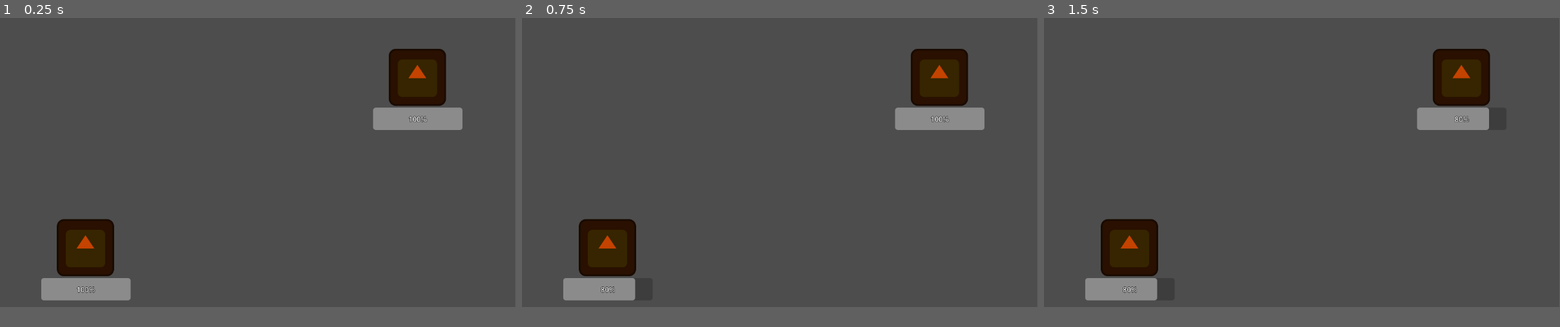
Above: before the commit, frames 1-3 (left to right).
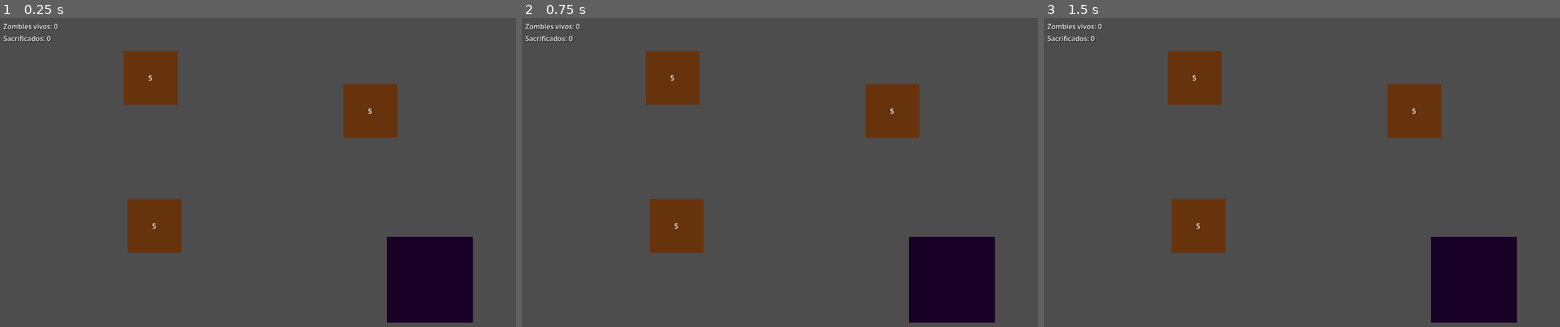
Above: after the commit, the same moments.

Repository: MiguelFMD/zombis-incremental
Game: Godot game, scene res://scenes/main.tscn
Two runs of this game, one before a commit and one after it. Both use one fixed random seed, a clock stepped at 60 frames per second and the inputs below. The engine's default icon, where the game draws it, is replaced by a stand-in: a white triangle on a blue panel in a dark square.
Inputs (mouse positions are in pixels of both pictures, inside the frame that each line leads up to):
- Up to frame 1 (0.25 s): no input
- Up to frame 2 (0.75 s): tap Enter at 0.5 s; drag from (609, 246) to (939, 76) at 0.52 s
- Up to frame 3 (1.5 s): tap Space at 1.25 s; drag from (1461, 76) to (1131, 246) at 1.27 s
In our replay, the window is 799x449 before the commit and 800x480 after it. These sizes can differ from the game's own. Grey fills any space a smaller window leaves; there, only what the larger window draws over its background counts as a difference.

The runs differ from the first frame. In frame 1, 16% of the frame differs, in the area x 0-92%, y 1-99%; in frame 2, 16%; in frame 3, 16%.

Commit message:
pipeline v.1

Diff:
--- a/project.godot
+++ b/project.godot
@@ -12,13 +12,19 @@
 
 config/name="zombis_incremental"
 run/main_scene="uid://gpbfdh4hlli6"
-config/features=PackedStringArray("4.6", "GL Compatibility")
+config/features=PackedStringArray("4.7", "GL Compatibility")
 config/icon="res://icon.svg"
 
 [autoload]
 
 GameEvents="*uid://bhj1b0clfnhh3"
 ZombieManager="*uid://b4ql4id8n8y22"
+GameManager="*uid://bxvedkiooc3ep"
+
+[display]
+
+window/size/viewport_width=1200
+window/size/viewport_height=720
 
 [input]
 
@@ -31,6 +37,7 @@
 [physics]
 
 3d/physics_engine="Jolt Physics"
+common/enable_object_picking="true"
 
 [rendering]
 
--- /dev/null
+++ b/scenes/game_manager.gd
@@ -0,0 +1,10 @@
+extends Node
+
+## Moneda actual (zombies sacrificados).
+var sacrificed_zombies: int = 0
+
+## Multiplicador de daño de excavación (mejora comprada).
+var dig_power_multiplier: float = 1.0
+
+## Se emite cada vez que cambia la moneda.
+signal currency_updated(new_amount: int)
--- /dev/null
+++ b/scenes/grave.gd
@@ -0,0 +1,38 @@
+class_name Grave
+extends Area2D
+
+signal grave_destroyed(spawn_count: int)
+
+@export var max_hp: int = 5
+@export var zombies_to_spawn: int = 1
+@export var grid_position: Vector2 = Vector2.ZERO
+
+var current_hp: int
+var zombies_assigned: int = 0
+
+@onready var label_hp: Label = $Label_HP
+
+
+func _ready() -> void:
+	current_hp = max_hp
+	_update_label()
+	input_pickable = true
+	input_event.connect(_on_input_event)
+
+
+func take_damage(amount: float) -> void:
+	var final_damage: float = amount * GameManager.dig_power_multiplier
+	current_hp -= int(final_damage)
+	_update_label()
+	if current_hp <= 0:
+		grave_destroyed.emit(zombies_to_spawn)
+		queue_free()
+
+
+func _on_input_event(_viewport: Node, event: InputEvent, _shape_idx: int) -> void:
+	if event is InputEventMouseButton and event.is_pressed():
+		take_damage(1.0)
+
+
+func _update_label() -> void:
+	label_hp.text = str(current_hp)
--- /dev/null
+++ b/scenes/grave.tscn
@@ -0,0 +1,31 @@
+[gd_scene format=3 uid="uid://dchrhq84cns8g"]
+
+[ext_resource type="Script" uid="uid://bupx0oappkxf1" path="res://scenes/grave.gd" id="1_script"]
+
+[sub_resource type="RectangleShape2D" id="RectangleShape2D_grave"]
+size = Vector2(125, 125)
+
+[node name="Grave" type="Area2D" groups=["Graves"]]
+script = ExtResource("1_script")
+input_pickable = true
+
+[node name="CollisionShape2D" type="CollisionShape2D" parent="."]
+shape = SubResource("RectangleShape2D_grave")
+
+[node name="ColorRect" type="ColorRect" parent="."]
+offset_left = -62.5
+offset_top = -62.5
+offset_right = 62.5
+offset_bottom = 62.5
+color = Color(0.4, 0.2, 0.05, 1)
+mouse_filter = 2
+
+[node name="Label_HP" type="Label" parent="."]
+offset_left = -62.5
+offset_top = -62.5
+offset_right = 62.5
+offset_bottom = 62.5
+text = "5"
+horizontal_alignment = 1
+vertical_alignment = 1
+mouse_filter = 2
--- a/scenes/grave_base.gd
+++ /dev/null
@@ -1,22 +0,0 @@
-class_name GraveBase
-extends Node2D
-
-@export var zombies_amount : int = 1
-@onready var health_component: Node2D = $HealthComponent
-
-func _ready() -> void:
-	health_component.entity_die.connect(_on_entity_die)
-
-func _dig(dig_force : float):
-	health_component.reduce_health(dig_force)
-
-func _open_grave():
-	GameEvents.grave_opened.emit(global_position, zombies_amount)
-	queue_free()
-
-func _on_entity_die():
-	_open_grave()
-
-func _on_area_2d_input_event(viewport: Node, event: InputEvent, shape_idx: int) -> void:
-	if event is InputEventMouseButton and event.is_pressed():
-		_dig(1)
--- a/scenes/grave_base.tscn
+++ /dev/null
@@ -1,25 +0,0 @@
-[gd_scene format=3 uid="uid://dchrhq84cns8g"]
-
-[ext_resource type="Script" uid="uid://dlknbt2xgddh7" path="res://scenes/grave_base.gd" id="1_brnj0"]
-[ext_resource type="Texture2D" uid="uid://b8c5qi2pmrdy6" path="res://icon.svg" id="2_8hnol"]
-[ext_resource type="PackedScene" uid="uid://pkgnryg7u7mw" path="res://scenes/health_component.tscn" id="3_on5tq"]
-
-[sub_resource type="RectangleShape2D" id="RectangleShape2D_8hnol"]
-size = Vector2(125, 125)
-
-[node name="GraveBase" type="Node2D" unique_id=161415757]
-script = ExtResource("1_brnj0")
-
-[node name="Sprite2D" type="Sprite2D" parent="." unique_id=159493941]
-modulate = Color(0.7672088, 0.2643439, 3.7541986e-06, 1)
-texture = ExtResource("2_8hnol")
-
-[node name="Area2D" type="Area2D" parent="." unique_id=114972570]
-
-[node name="CollisionShape2D" type="CollisionShape2D" parent="Area2D" unique_id=785159106]
-shape = SubResource("RectangleShape2D_8hnol")
-
-[node name="HealthComponent" parent="." unique_id=711055347 instance=ExtResource("3_on5tq")]
-position = Vector2(0, 93)
-
-[connection signal="input_event" from="Area2D" to="." method="_on_area_2d_input_event"]
--- /dev/null
+++ b/scenes/grid_manager.gd
@@ -0,0 +1,62 @@
+extends Node
+
+@export var cell_size: Vector2i = Vector2i(64, 64)
+@export var grid_dimensions: Vector2i = Vector2i(40, 30)
+
+var astar_grid: AStarGrid2D
+
+
+func _ready() -> void:
+    _setup_grid()
+
+
+func _setup_grid() -> void:
+    astar_grid = AStarGrid2D.new()
+    astar_grid.region = Rect2i(Vector2i.ZERO, grid_dimensions)
+    astar_grid.cell_size = cell_size
+    astar_grid.diagonal_mode = AStarGrid2D.DIAGONAL_MODE_NEVER
+    astar_grid.update()
+
+
+## Recibe la señal needs_target de un zombie, aplica la fórmula de peso y le asigna la tumba óptima.
+func _on_needs_target(zombie: Zombie) -> void:
+    var graves: Array[Grave] = _get_active_graves()
+    if graves.is_empty():
+        return
+
+    var best_grave: Grave = _find_best_grave(graves)
+    if best_grave:
+        zombie.assign_target(best_grave)
+
+
+## Fórmula del GDD: peso = current_hp + (zombies_assigned * 50)
+## La tumba con el peso más bajo es la más eficiente.
+func _find_best_grave(graves: Array[Grave]) -> Grave:
+    var best: Grave = graves[0]
+    var lowest_weight: float = _calculate_weight(best)
+
+    for grave: Grave in graves:
+        var weight: float = _calculate_weight(grave)
+        if weight < lowest_weight:
+            lowest_weight = weight
+            best = grave
+
+    return best
+
+
+func _calculate_weight(grave: Grave) -> float:
+    return float(grave.current_hp) + (float(grave.zombies_assigned) * 50.0)
+
+
+## Obtiene todas las tumbas activas desde GravesContainer, filtrando referencias inválidas.
+func _get_active_graves() -> Array[Grave]:
+    var result: Array[Grave] = []
+    var container: Node = get_tree().current_scene.get_node_or_null("GravesContainer")
+    if not container:
+        return result
+
+    for child: Node in container.get_children():
+        if child is Grave and is_instance_valid(child) and not child.is_queued_for_deletion() and child.current_hp > 0:
+            result.append(child)
+
+    return result
--- /dev/null
+++ b/scenes/main.gd
@@ -0,0 +1,60 @@
+extends Node2D
+
+@onready var zombie_scene: PackedScene = preload("res://scenes/zombie.tscn")
+@onready var graves_container: Node2D = $GravesContainer
+@onready var zombies_container: Node2D = $ZombiesContainer
+@onready var grid_manager: Node = $GridManager
+@onready var label_zombies_vivos: Label = $CanvasLayer_UI/Control_HUD/Label_ZombiesVivos
+@onready var label_sacrificados: Label = $CanvasLayer_UI/Control_HUD/Label_Sacrificados
+
+var zombie_spawn_separation: float = 50.0
+var zombie_count: int = 0
+
+
+func _ready() -> void:
+    get_viewport().physics_object_picking = true
+    for grave: Grave in graves_container.get_children():
+        _connect_grave(grave)
+    GameManager.currency_updated.connect(_on_currency_updated)
+    _update_ui()
+
+
+func _connect_grave(grave: Grave) -> void:
+    var callable: Callable = _on_grave_destroyed.bind(grave)
+    if not grave.grave_destroyed.is_connected(callable):
+        grave.grave_destroyed.connect(callable)
+
+
+func _on_grave_destroyed(spawn_count: int, grave: Grave) -> void:
+    for _i: int in spawn_count:
+        _spawn_zombie(grave.global_position)
+
+
+func _spawn_zombie(spawn_position: Vector2) -> void:
+    var zombie: Zombie = zombie_scene.instantiate()
+    var rng: RandomNumberGenerator = RandomNumberGenerator.new()
+    zombie.global_position = Vector2(
+        spawn_position.x + rng.randf_range(-zombie_spawn_separation, zombie_spawn_separation),
+        spawn_position.y + rng.randf_range(-zombie_spawn_separation, zombie_spawn_separation)
+    )
+    zombie.needs_target.connect(grid_manager._on_needs_target)
+    zombie.zombie_sacrificed.connect(_on_zombie_sacrificed)
+    zombies_container.add_child(zombie)
+    zombie_count += 1
+    _update_ui()
+
+
+func _on_zombie_sacrificed() -> void:
+    GameManager.sacrificed_zombies += 1
+    zombie_count -= 1
+    GameManager.currency_updated.emit(GameManager.sacrificed_zombies)
+    _update_ui()
+
+
+func _on_currency_updated(_new_amount: int) -> void:
+    _update_ui()
+
+
+func _update_ui() -> void:
+    label_zombies_vivos.text = "Zombies vivos: " + str(zombie_count)
+    label_sacrificados.text = "Sacrificados: " + str(GameManager.sacrificed_zombies)
--- a/scenes/main.tscn
+++ b/scenes/main.tscn
@@ -1,20 +1,74 @@
 [gd_scene format=3 uid="uid://gpbfdh4hlli6"]
 
-[ext_resource type="PackedScene" uid="uid://kp3jic2e6jql" path="res://scenes/test/TestUI.tscn" id="1_o5qli"]
-[ext_resource type="PackedScene" uid="uid://dchrhq84cns8g" path="res://scenes/grave_base.tscn" id="2_0wfyh"]
+[ext_resource type="Script" uid="uid://bxevdp63evlpf" path="res://scenes/main.gd" id="1_main"]
+[ext_resource type="Script" uid="uid://dknq3qyhya081" path="res://scenes/grid_manager.gd" id="2_grid"]
+[ext_resource type="PackedScene" uid="uid://dchrhq84cns8g" path="res://scenes/grave.tscn" id="3_grave"]
+[ext_resource type="PackedScene" uid="uid://dqigv1rn375po" path="res://scenes/pit.tscn" id="4_pit"]
 
-[node name="Main" type="Node" unique_id=623545876]
+[sub_resource type="NavigationPolygon" id="NavigationPolygon_game"]
+vertices = PackedVector2Array(-600, -400, 600, -400, 600, 400, -600, 400)
+polygons = Array[PackedInt32Array]([PackedInt32Array(0, 1, 2, 3)])
 
-[node name="Camera2D" type="Camera2D" parent="." unique_id=509902267]
+[node name="Main" type="Node2D" unique_id=1122470020]
+script = ExtResource("1_main")
 
-[node name="GraveBase" parent="." unique_id=161415757 instance=ExtResource("2_0wfyh")]
-position = Vector2(-385, 191)
+[node name="GridManager" type="Node" parent="." unique_id=1462440941]
+script = ExtResource("2_grid")
 
-[node name="GraveBase2" parent="." unique_id=357398618 instance=ExtResource("2_0wfyh")]
-position = Vector2(357, -191)
-zombies_amount = 2
+[node name="Environment" type="Node2D" parent="." unique_id=570994504]
 
-[node name="CanvasLayer" type="CanvasLayer" parent="." unique_id=249925814]
-visible = false
+[node name="NavigationRegion2D" type="NavigationRegion2D" parent="Environment" unique_id=1375401348]
+navigation_polygon = SubResource("NavigationPolygon_game")
 
-[node name="TestUi" parent="CanvasLayer" unique_id=2081178485 instance=ExtResource("1_o5qli")]
+[node name="Pit" parent="." unique_id=1022945631 instance=ExtResource("4_pit")]
+position = Vector2(400, 250)
+
+[node name="GravesContainer" type="Node2D" parent="." unique_id=1911899194]
+
+[node name="Grave" parent="GravesContainer" unique_id=1983812095 instance=ExtResource("3_grave")]
+position = Vector2(-241, 124)
+
+[node name="Grave2" parent="GravesContainer" unique_id=1371045050 instance=ExtResource("3_grave")]
+position = Vector2(261, -144)
+zombies_to_spawn = 2
+
+[node name="Grave3" parent="GravesContainer" unique_id=454991793 instance=ExtResource("3_grave")]
+position = Vector2(-250, -221)
+zombies_to_spawn = 2
+
+[node name="ZombiesContainer" type="Node2D" parent="." unique_id=498235828]
+
+[node name="Camera2D" type="Camera2D" parent="." unique_id=945606604]
+
+[node name="CanvasLayer_UI" type="CanvasLayer" parent="." unique_id=2100085603]
+
+[node name="Control_HUD" type="Control" parent="CanvasLayer_UI" unique_id=1580256127]
+layout_mode = 3
+anchors_preset = 15
+anchor_right = 1.0
+anchor_bottom = 1.0
+grow_horizontal = 2
+grow_vertical = 2
+mouse_filter = 2
+
+[node name="Label_ZombiesVivos" type="Label" parent="CanvasLayer_UI/Control_HUD" unique_id=506331748]
+layout_mode = 0
+offset_left = 8.0
+offset_top = 8.0
+offset_right = 250.0
+offset_bottom = 36.0
+theme_override_colors/font_color = Color(1, 1, 1, 1)
+theme_override_colors/font_shadow_color = Color(0, 0, 0, 1)
+theme_override_constants/shadow_offset_x = 1
+text = "Zombies vivos: 0"
+
+[node name="Label_Sacrificados" type="Label" parent="CanvasLayer_UI/Control_HUD" unique_id=1180927657]
+layout_mode = 0
+offset_left = 8.0
+offset_top = 36.0
+offset_right = 250.0
+offset_bottom = 64.0
+theme_override_colors/font_color = Color(1, 1, 1, 1)
+theme_override_colors/font_shadow_color = Color(0, 0, 0, 1)
+theme_override_constants/shadow_offset_x = 1
+text = "Sacrificados: 0"
--- /dev/null
+++ b/scenes/pit.tscn
@@ -0,0 +1,18 @@
+[gd_scene format=3 uid="uid://dqigv1rn375po"]
+
+[sub_resource type="RectangleShape2D" id="RectangleShape2D_pit"]
+size = Vector2(200, 200)
+
+[node name="Pit" type="Area2D" unique_id=379863044 groups=["Pit"]]
+collision_layer = 4
+
+[node name="CollisionShape2D" type="CollisionShape2D" parent="." unique_id=1074024240]
+shape = SubResource("RectangleShape2D_pit")
+
+[node name="ColorRect" type="ColorRect" parent="." unique_id=1483689658]
+offset_left = -100.0
+offset_top = -100.0
+offset_right = 100.0
+offset_bottom = 100.0
+color = Color(0.1, 0, 0.15, 1)
+mouse_filter = 2
--- a/scenes/test/test_ui.gd
+++ b/scenes/test/test_ui.gd
@@ -1,14 +1,4 @@
 extends Control
-
-
-# Called when the node enters the scene tree for the first time.
-func _ready() -> void:
-	pass # Replace with function body.
-
-
-# Called every frame. 'delta' is the elapsed time since the previous frame.
-func _process(delta: float) -> void:
-	pass
 
 
 func _on_button_pressed() -> void:
--- /dev/null
+++ b/scenes/zombie.gd
@@ -0,0 +1,153 @@
+class_name Zombie
+extends CharacterBody2D
+
+signal needs_target(zombie_node: Zombie)
+signal zombie_sacrificed()
+
+enum State { IDLE, MOVE, DIG, REST, DRAGGED }
+
+# Movement
+var current_state: State = State.IDLE
+var assigned_grave: Grave = null
+var zombie_velocity: float = 100.0
+
+# Stamina
+const MAX_ZOMBIE_STAMINA: float = 3.0
+var zombie_stamina: float = MAX_ZOMBIE_STAMINA
+
+@onready var area_drag: Area2D = $Area2D_Drag
+@onready var nav_agent: NavigationAgent2D = $NavigationAgent2D
+@onready var dig_timer: Timer = $Timer_Dig
+@onready var rest_timer: Timer = $Timer_Rest
+
+
+func _ready() -> void:
+	area_drag.input_event.connect(_on_drag_pressed)
+	dig_timer.timeout.connect(_on_dig_timer_finished)
+	rest_timer.timeout.connect(_on_rest_finished)
+	needs_target.emit(self)
+
+
+func _physics_process(_delta: float) -> void:
+	match current_state:
+		State.DRAGGED:
+			global_position = get_global_mouse_position()
+		State.MOVE:
+			process_navigation()
+
+
+func _input(event: InputEvent) -> void:
+	if current_state != State.DRAGGED:
+		return
+	if event is InputEventMouseButton and event.button_index == MOUSE_BUTTON_LEFT and not event.pressed:
+		_check_drop_on_pit()
+
+
+## Llamado por GridManager para asignar la tumba más eficiente (call down).
+func assign_target(grave: Grave) -> void:
+	if current_state == State.DRAGGED:
+		return
+	if not is_instance_valid(grave):
+		return
+
+	# Cleanup previous assignment
+	if assigned_grave and is_instance_valid(assigned_grave):
+		assigned_grave.zombies_assigned -= 1
+
+	assigned_grave = grave
+	grave.zombies_assigned += 1
+
+	# Start navigating toward the grave
+	nav_agent.target_position = grave.global_position
+	current_state = State.MOVE
+
+
+func process_navigation() -> void:
+	# If target grave was destroyed, find a new one
+	if not is_instance_valid(assigned_grave):
+		velocity = Vector2.ZERO
+		current_state = State.IDLE
+		needs_target.emit(self)
+		return
+
+	# Proximity check: once close enough to the grave (accounting for collision
+	# shape radii ~16 px each), switch to digging.
+	var distance_sq: float = global_position.distance_squared_to(assigned_grave.global_position)
+	if distance_sq < 1600.0:  # 40 px threshold
+		start_digging()
+		return
+
+	# Navigate via NavigationAgent2D; fallback to direct movement if no path
+	if not nav_agent.is_navigation_finished():
+		var next_position: Vector2 = nav_agent.get_next_path_position()
+		var direction: Vector2 = global_position.direction_to(next_position)
+		velocity = direction * zombie_velocity
+	else:
+		var direction: Vector2 = global_position.direction_to(assigned_grave.global_position)
+		velocity = direction * zombie_velocity
+
+	move_and_slide()
+
+
+# ─── DIG STATE ───
+
+func start_digging() -> void:
+	current_state = State.DIG
+	velocity = Vector2.ZERO
+	zombie_stamina -= 1.0
+	if is_instance_valid(assigned_grave):
+		assigned_grave.take_damage(1.0)
+	dig_timer.start(0.5)
+
+
+func _on_dig_timer_finished() -> void:
+	if not is_instance_valid(assigned_grave):
+		velocity = Vector2.ZERO
+		current_state = State.IDLE
+		needs_target.emit(self)
+		return
+
+	if zombie_stamina > 0.0:
+		start_digging()
+	else:
+		start_rest()
+
+
+# ─── REST STATE ───
+
+func start_rest() -> void:
+	current_state = State.REST
+	velocity = Vector2.ZERO
+	rest_timer.start(3.0)
+
+
+func _on_rest_finished() -> void:
+	zombie_stamina = MAX_ZOMBIE_STAMINA
+	needs_target.emit(self)
+
+
+# ─── DRAGGED STATE ───
+
+func _on_drag_pressed(_viewport: Node, event: InputEvent, _shape_idx: int) -> void:
+	if event is InputEventMouseButton and event.button_index == MOUSE_BUTTON_LEFT and event.pressed:
+		current_state = State.DRAGGED
+		dig_timer.stop()
+		rest_timer.stop()
+
+
+func _check_drop_on_pit() -> void:
+	var overlapping: Array[Area2D] = []
+	overlapping.assign(area_drag.get_overlapping_areas())
+	for area: Area2D in overlapping:
+		if area.is_in_group(&"Pit"):
+			zombie_sacrificed.emit()
+			queue_free()
+			return
+	# Dropped outside pit → return to idle and find new target
+	current_state = State.IDLE
+	needs_target.emit(self)
+
+
+func _exit_tree() -> void:
+	if assigned_grave and is_instance_valid(assigned_grave):
+		assigned_grave.zombies_assigned -= 1
--- /dev/null
+++ b/scenes/zombie.tscn
@@ -0,0 +1,41 @@
+[gd_scene load_steps=4 format=3 uid="uid://bvjjfkqr83wbw"]
+
+[ext_resource type="Script" uid="uid://d1jgtcftasm40" path="res://scenes/zombie.gd" id="1_script"]
+
+[sub_resource type="CircleShape2D" id="CircleShape2D_body"]
+radius = 16.0
+
+[sub_resource type="CircleShape2D" id="CircleShape2D_drag"]
+radius = 24.0
+
+[node name="Zombie" type="CharacterBody2D" groups=["Zombies"]]
+collision_layer = 2
+collision_mask = 1
+script = ExtResource("1_script")
+
+[node name="CollisionShape2D" type="CollisionShape2D" parent="."]
+shape = SubResource("CircleShape2D_body")
+
+[node name="ColorRect" type="ColorRect" parent="."]
+offset_left = -16.0
+offset_top = -16.0
+offset_right = 16.0
+offset_bottom = 16.0
+color = Color(0.15, 0.7, 0.1, 1)
+mouse_filter = 2
+
+[node name="Area2D_Drag" type="Area2D" parent="."]
+collision_layer = 2
+collision_mask = 4
+input_pickable = true
+
+[node name="CollisionShape2D" type="CollisionShape2D" parent="Area2D_Drag"]
+shape = SubResource("CircleShape2D_drag")
+
+[node name="NavigationAgent2D" type="NavigationAgent2D" parent="."]
+
+[node name="Timer_Dig" type="Timer" parent="."]
+one_shot = true
+
+[node name="Timer_Rest" type="Timer" parent="."]
+one_shot = true
--- a/scenes/zombie_base.gd
+++ /dev/null
@@ -1,2 +0,0 @@
-class_name ZombieBase
-extends Node2D
--- a/scenes/zombie_base.tscn
+++ /dev/null
@@ -1,12 +0,0 @@
-[gd_scene format=3 uid="uid://bvjjfkqr83wbw"]
-
-[ext_resource type="Script" uid="uid://qe5lf8tdhd0" path="res://scenes/zombie_base.gd" id="1_3oku5"]
-[ext_resource type="Texture2D" uid="uid://b8c5qi2pmrdy6" path="res://icon.svg" id="2_jyejq"]
-
-[node name="ZombieBase" type="Node2D" unique_id=2018801399]
-script = ExtResource("1_3oku5")
-
-[node name="Sprite2D" type="Sprite2D" parent="." unique_id=2033095146]
-modulate = Color(0.2900517, 0.6865156, 2.3102762e-06, 1)
-scale = Vector2(0.3, 0.3)
-texture = ExtResource("2_jyejq")
--- a/scenes/zombie_manager.gd
+++ b/scenes/zombie_manager.gd
@@ -1,22 +1,6 @@
 extends Node
 
-@onready var zombie_scene = preload("res://scenes/zombie_base.tscn")
+@onready var zombie_scene: PackedScene = preload("res://scenes/zombie.tscn")
 
-var zombies : Node2D
-var zombie_spawn_separation = 50
-
-func _ready() -> void:
-	zombies = Node2D.new()
-	zombies.name = "Zombies"
-	get_tree().current_scene.add_child(zombies)
-	GameEvents.grave_opened.connect(_on_grave_opened)
-
-func _on_grave_opened(grave_position, amount):
-	for n in amount:
-		_create_zombie(grave_position)
-
-func _create_zombie(zombie_position):
-	var new_zombie = zombie_scene.instantiate()
-	var rng = RandomNumberGenerator.new()
-	new_zombie.global_position = Vector2(zombie_position.x + rng.randf_range(-zombie_spawn_separation, zombie_spawn_separation), zombie_position.y + rng.randf_range(-zombie_spawn_separation, zombie_spawn_separation))
-	zombies.add_child(new_zombie)
+## ZombieManager ahora actúa como utilidad. El spawn lo orquesta Main.gd.
+## Útil para spawn manual desde tests/consola si se necesita.
Not shown, added: addons/ziva_agent/audio/done-sound.wav.import
Not shown, added: addons/ziva_agent/audio/knock.wav.import
Not shown, added: addons/ziva_agent/audio/pop-bright.wav.import
Not shown, added: addons/ziva_agent/audio/soft-ping.wav.import
Not shown, added: addons/ziva_agent/audio/tink.wav.import
Not shown, added: addons/ziva_agent/audio/xylophone.wav.import
Not shown, added: addons/ziva_agent/bin-deps/windows_x86_64/.gdignore
Not shown, added: addons/ziva_agent/icon.svg
Not shown, added: addons/ziva_agent/icon.svg.import
Not shown, added: addons/ziva_agent/manifest.json
Not shown, added: scenes/game_manager.gd.uid
Not shown, added: scenes/grave.gd.uid
(and 24 more such lines)
